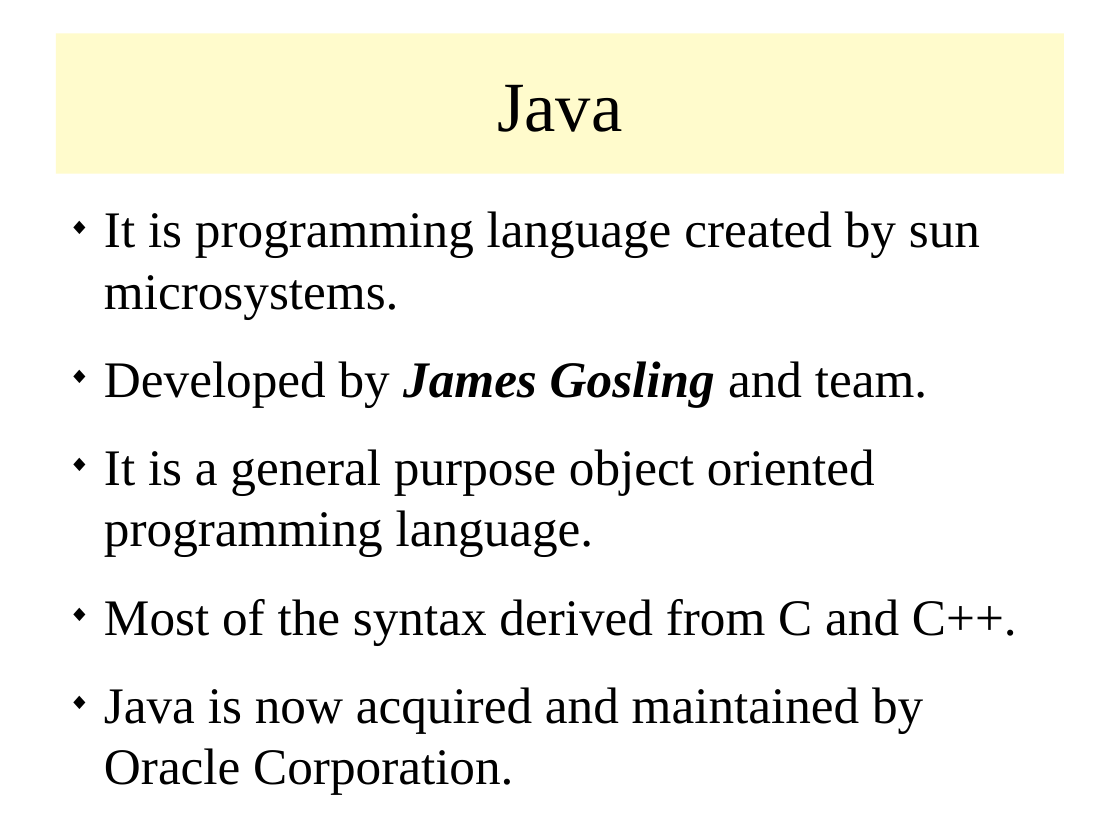
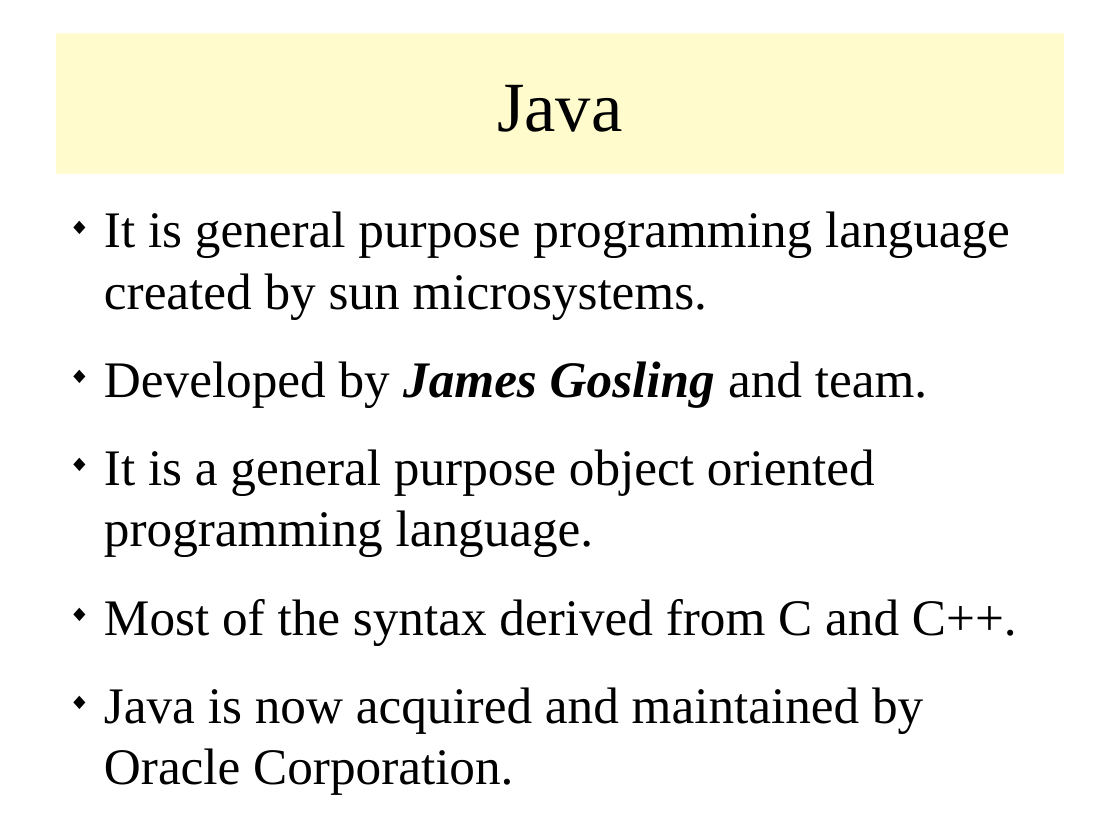
Before and after one commit to rajasekaran36/CS8392-OOPS, a slide deck: slide 2 of Slides/Unit 1/CS8392_U1_2_Intro_Java.odp. Drawn at 1120x840 pixels with LibreOffice and Linux fonts; fonts in the diff are those of the drawing. Boxes give left, top, right and bottom in pixels: in the first picture for what was removed or moved away, otherwise in the second. Text is boxed around its words. In the diff, an @@ line names an element or a change of style, - is before the commit and + after.

```diff
--- a/Slides/Unit 1/CS8392_U1_2_Intro_Java.odp
+++ b/Slides/Unit 1/CS8392_U1_2_Intro_Java.odp
@@ text at (104, 211, 1010, 320): text changed @@
-◆ It is programming language created by sun microsystems.
+◆ It is general purpose programming language created by sun microsystems.
```
Also in this commit, not shown: 1 other slide changed, 1 slide added, 3 other files.
